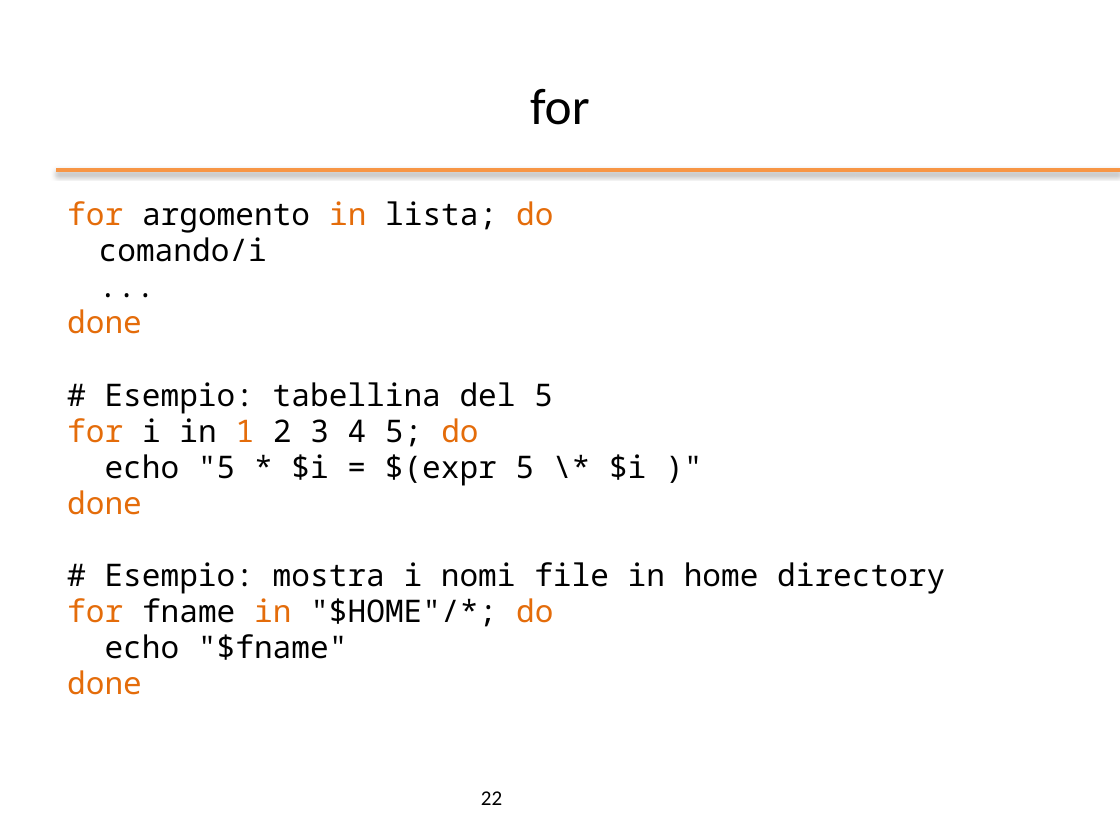
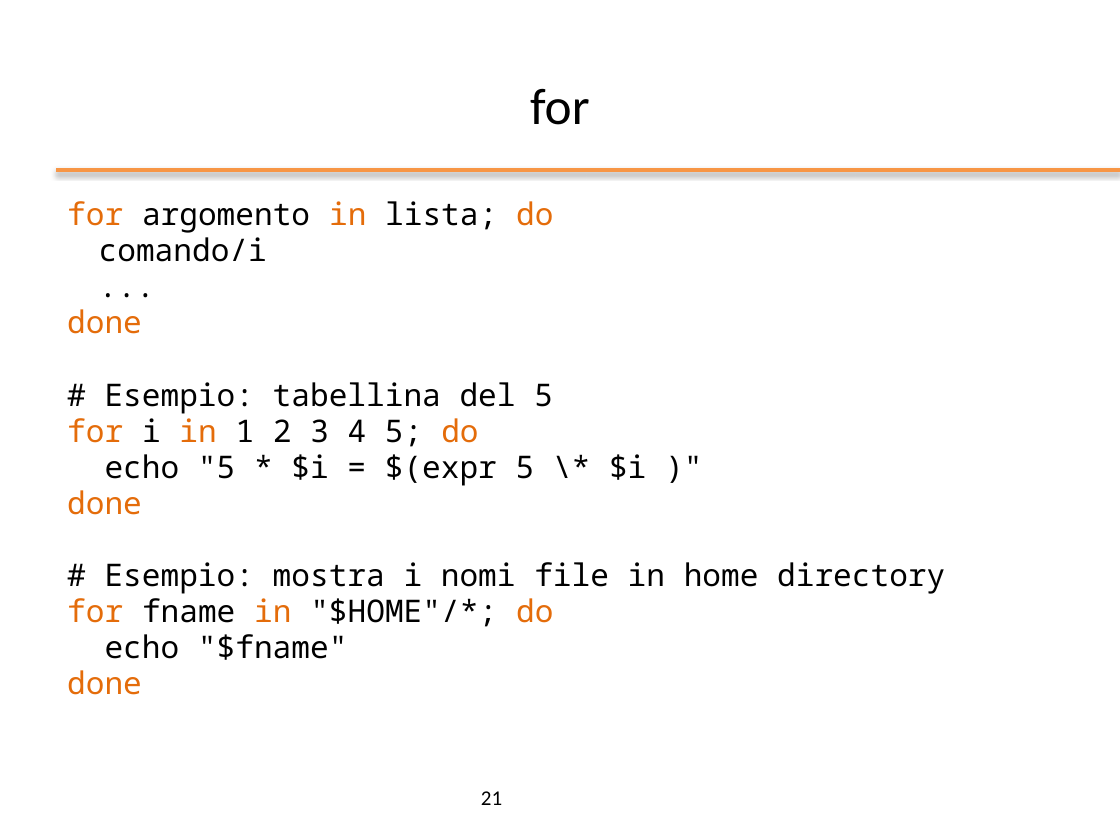
Before and after one commit to nbicocchi/operatingsystemsbsc, a slide deck: slide 21 of slides/ppt/03_Bash Scripting.pptx (slide 22 before the commit). Drawn at 1120x840 pixels with LibreOffice and Linux fonts; fonts in the diff are those of the drawing; background and template pictures are left out. Boxes give left, top, right and bottom in pixels: in the first picture for what was removed or moved away, otherwise in the second. Text is boxed around its words. In the diff, an @@ line names an element or a change of style, - is before the commit and + after.

```diff
--- a/slides/ppt/03_Bash Scripting.pptx
+++ b/slides/ppt/03_Bash Scripting.pptx
@@ text at bbox=[67, 413, 478, 447]: text colour #000000 to #E46C0A in "in"; text colour #E46C0A to #000000 in "1" @@
@@ page number at bbox=[481, 791, 502, 805]: text changed @@
-22
+21
```
Also in this commit, not shown: 2 other slides changed, 8 slides removed, 3 other files.
